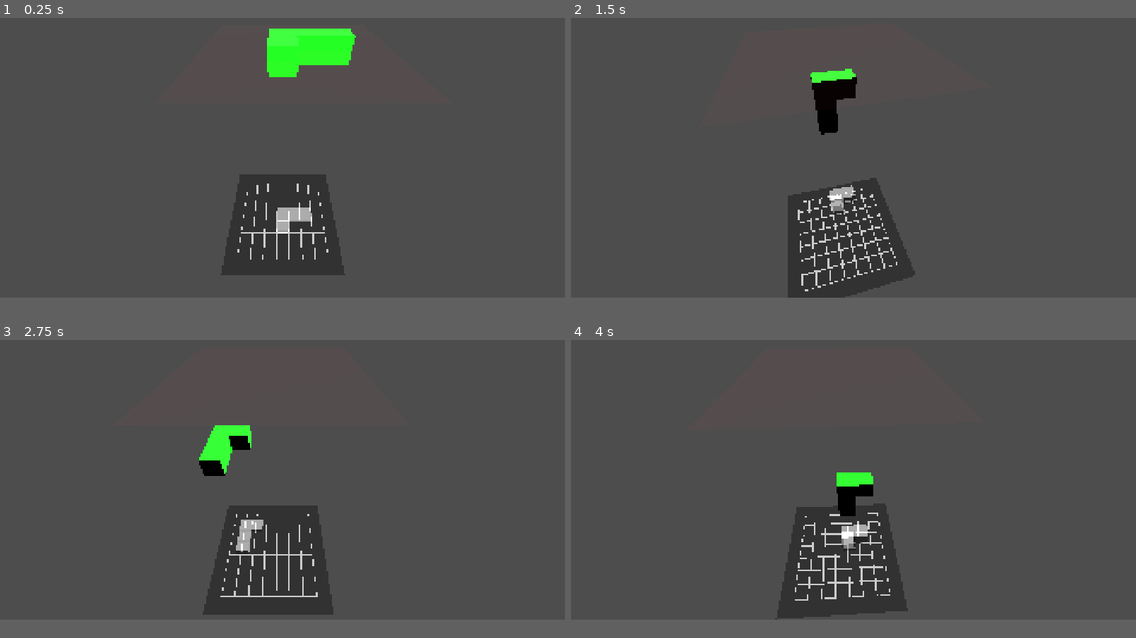
Above: before the commit, frames 1-4 (two rows, left to right).
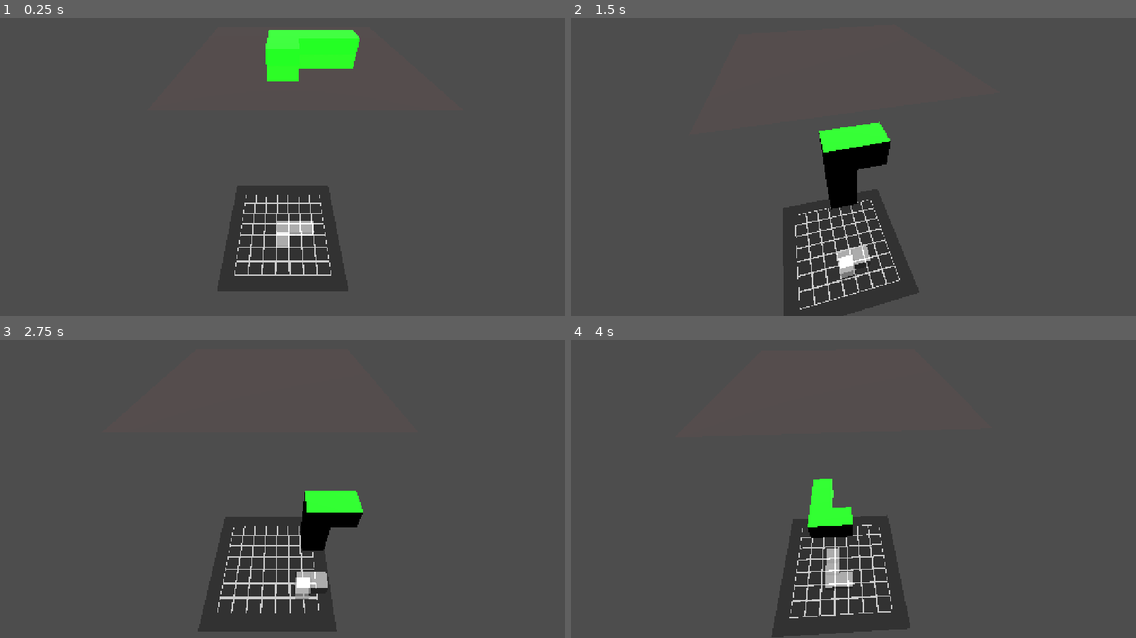
Above: after the commit, the same moments.

Repository: tuvshinerdene1/GameDevCourse2025
Game: Godot game, scene res://main.tscn
The game is run twice, just before and just after one commit, with the same random seed, the same clock (stepped at 60 frames per second) and the same inputs.
Inputs:
- Up to frame 1 (0.25 s): no input
- Up to frame 2 (1.5 s): tap Enter at 0.5 s; hold D (rotate_right) 0.53-1.28 s; hold Q (camera_rotate_left) 0.53-1.28 s; hold Down (move_down) from 1.28 s (still down); tap E (camera_rotate_right) at 1.35 s
- Up to frame 3 (2.75 s): release Down (move_down) at 2.03 s; hold D (rotate_right) from 2.03 s (still down); hold Q (camera_rotate_left) from 2.03 s (still down)
- Up to frame 4 (4 s): release D (rotate_right) at 2.78 s; release Q (camera_rotate_left) at 2.78 s; hold Up (move_up) 2.78-3.53 s; tap E (camera_rotate_right) at 2.85 s; hold A (rotate_left) from 3.53 s (still down); hold Q (camera_rotate_left) from 3.53 s (still down)
In our replay, the window is 800x424 before the commit and 800x450 after it. These sizes can differ from the game's own. Grey fills any space a smaller window leaves; there, only what the larger window draws over its background counts as a difference.

The runs differ from the first frame. In frame 1, 3.7% of the frame differs, in the area x 38-64%, y 3-92%; in frame 2, 7.3%, in the area x 37-62%, y 17-100%; in frame 3, 6.1%; in frame 4, 5.3%.

Commit message:
camera is done

Diff:
--- a/3d-tetris/project.godot
+++ b/3d-tetris/project.godot
@@ -17,8 +17,9 @@
 
 [display]
 
-window/size/viewport_width=1980
-window/size/viewport_height=1050
+window/size/viewport_width=1280
+window/size/viewport_height=720
+window/size/mode=3
 window/stretch/mode="canvas_items"
 window/stretch/aspect="expand"
 
--- a/3d-tetris/scripts/piece_controller.gd
+++ b/3d-tetris/scripts/piece_controller.gd
@@ -35,11 +35,21 @@
 		camera_right.y = 0
 		camera_right = camera_right.normalized()
 
+		# Check if we're in top-down view by looking at camera's Y position relative to grid
+		var is_top_down = camera_controller.is_top_down if camera_controller else false
+
+		# Adjust directions based on view mode
 		if Input.is_action_pressed("move_down"):
-			new_pos += camera_forward * grid_management.grid_size
+			if is_top_down:
+				new_pos += camera_forward * grid_management.grid_size
+			else:
+				new_pos -= camera_forward * grid_management.grid_size
 			moved = true
 		elif Input.is_action_pressed("move_up"):
-			new_pos -= camera_forward * grid_management.grid_size
+			if is_top_down:
+				new_pos -= camera_forward * grid_management.grid_size
+			else:
+				new_pos += camera_forward * grid_management.grid_size
 			moved = true
 		elif Input.is_action_pressed("move_right"):
 			new_pos += camera_right * grid_management.grid_size
@@ -51,7 +61,6 @@
 		if moved and grid_management.can_move_to(new_pos):
 			global_position = new_pos
 			time_since_last_move_hor = 0
-
 func _rotate(delta: float):
 	time_since_last_rotate += delta
 	if time_since_last_rotate >= rotate_interval:
@@ -67,16 +76,16 @@
 		camera_right.y = 0
 		camera_right = camera_right.normalized()
 
-		if Input.is_action_just_pressed("rotate_up"):  # Flip away from camera
+		if Input.is_action_just_pressed("rotate_up"):
 			rotation_axis = -camera_right
 			rotated = true
-		elif Input.is_action_just_pressed("rotate_down"):  # Flip towards camera
+		elif Input.is_action_just_pressed("rotate_down"):
 			rotation_axis = camera_right
 			rotated = true
-		elif Input.is_action_just_pressed("rotate_left"):  # Flip left (screen-relative)
+		elif Input.is_action_just_pressed("rotate_left"):
 			rotation_axis = -camera_forward
 			rotated = true
-		elif Input.is_action_just_pressed("rotate_right"):  # Flip right (screen-relative)
+		elif Input.is_action_just_pressed("rotate_right"):
 			rotation_axis = camera_forward
 			rotated = true
 
